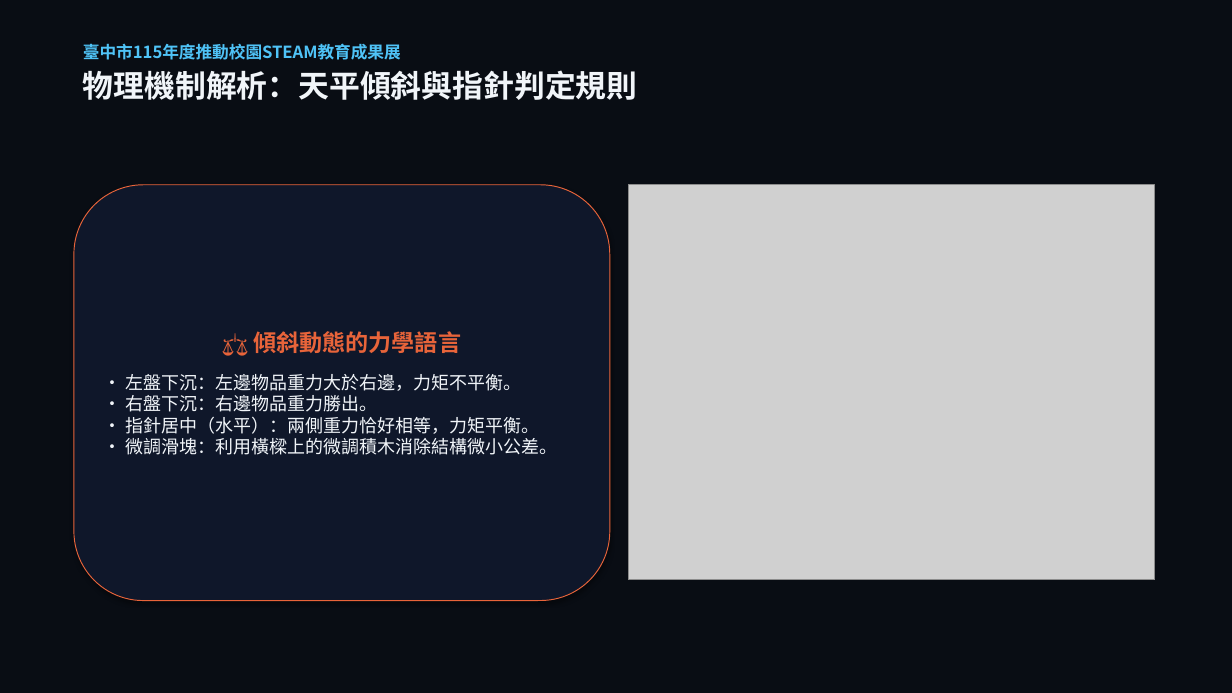
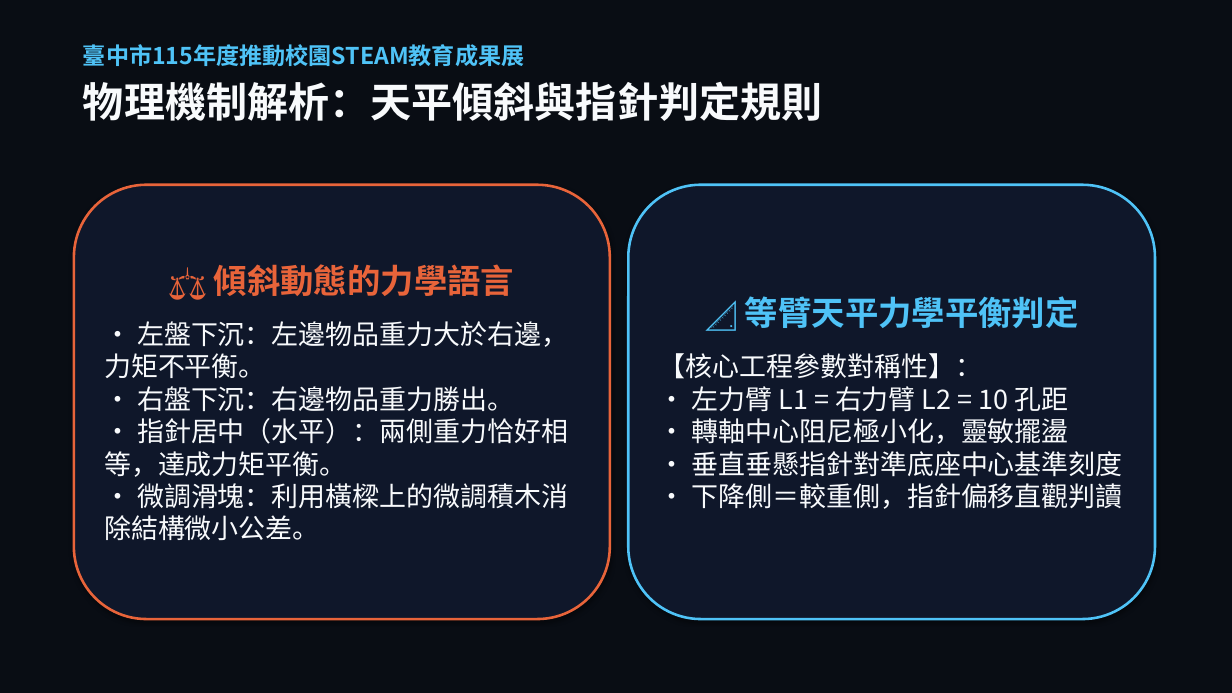
Before and after one commit to asc103138/steam-community-docs, a slide deck: slide 9 of 成果展繳交資料/臺中市梧棲區中正國小_STEAM成果展_5分鐘現場分享會簡報.pptx. Drawn at 1232x693 pixels with LibreOffice and Linux fonts; fonts in the diff are those of the drawing; grey boxes stand for pictures. Boxes give left, top, right and bottom in pixels: in the first picture for what was removed or moved away, otherwise in the second. Text is boxed around its words. In the diff, an @@ line names an element or a change of style, - is before the commit and + after.

```diff
--- a/成果展繳交資料/臺中市梧棲區中正國小_STEAM成果展_5分鐘現場分享會簡報.pptx
+++ b/成果展繳交資料/臺中市梧棲區中正國小_STEAM成果展_5分鐘現場分享會簡報.pptx
@@ text "臺中市115年度推動校園STEAM教育成果展" at [83, 44, 822, 121]: size 13 to 18 pt in "臺中市115年度推動校園STEAM教育成果展"; size 24 to 32 pt, text colour #F1F5F9 to #F8FAFC in "物理機制解析：天平傾斜與指針判定規則"; more space between paragraphs @@
@@ rounded rectangle "⚖️ 傾斜動態的力學語言": place and size @@
-rounded rectangle "⚖️ 傾斜動態的力學語言" at [74, 185, 610, 601]
+rounded rectangle "⚖️ 傾斜動態的力學語言" at [74, 185, 610, 619]
@@ rounded rectangle "⚖️ 傾斜動態的力學語言" at [74, 185, 610, 619]: outline #E8643A 0.75 pt to #E8643A 2 pt @@
@@ picture removed at [628, 185, 1155, 580] @@
@@ rounded rectangle added at [628, 185, 1155, 619], fill #0F172A, outline #4FC3F7 2 pt, 21 pt, text #F8FAFC @@
+📐 等臂天平力學平衡判定
+【核心工程參數對稱性】：
+• 左力臂 L1 = 右力臂 L2 = 10 孔距
+• 轉軸中心阻尼極小化，靈敏擺盪
+• 垂直垂懸指針對準底座中心基準刻度
+• 下降側＝較重側，指針偏移直觀判讀
@@ text in rounded rectangle at [214, 264, 514, 296]: size 18 to 26 pt in "⚖️ 傾斜動態的力學語言" @@
@@ text in rounded rectangle at [104, 321, 568, 540]: text changed; size 14 to 21 pt; text colour #F1F5F9 to #F8FAFC @@
-• 左盤下沉：左邊物品重力大於右邊，力矩不平衡。
-• 右盤下沉：右邊物品重力勝出。
-• 指針居中（水平）：兩側重力恰好相等，力矩平衡。
-• 微調滑塊：利用橫樑上的微調積木消除結構微小公差。
+• 左盤下沉：左邊物品重力大於右邊，力矩不平衡。
+• 右盤下沉：右邊物品重力勝出。
+• 指針居中（水平）：兩側重力恰好相等，達成力矩平衡。
+• 微調滑塊：利用橫樑上的微調積木消除結構微小公差。
```
Also in this commit, not shown: 15 other slides changed, 3 other files.
